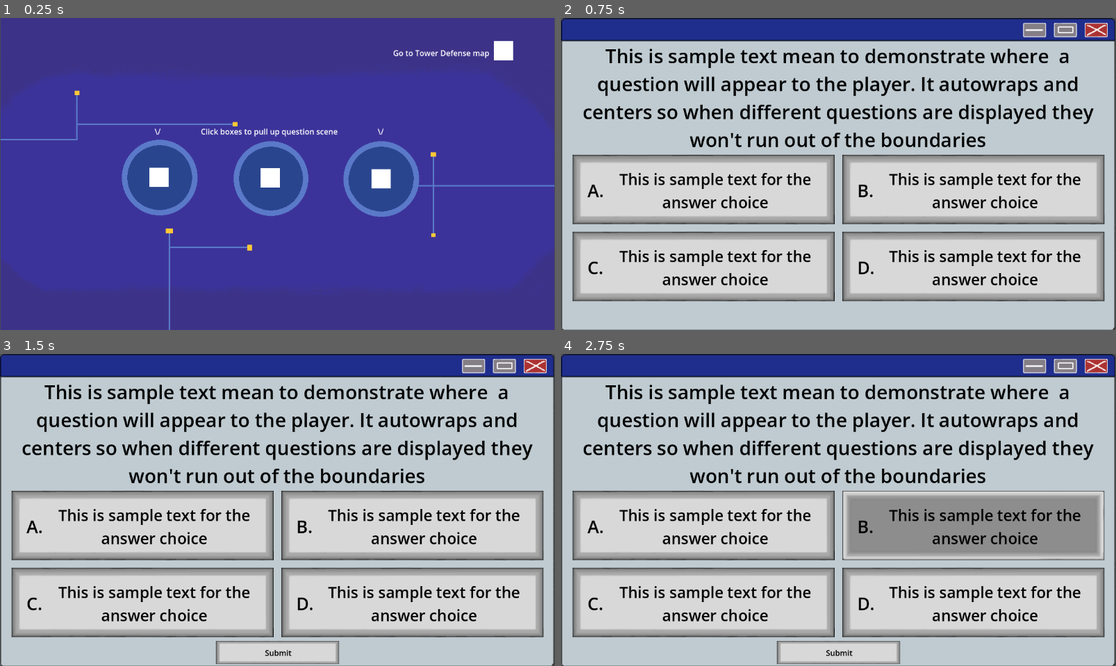
Above: before the commit, frames 1-4 (two rows, left to right).
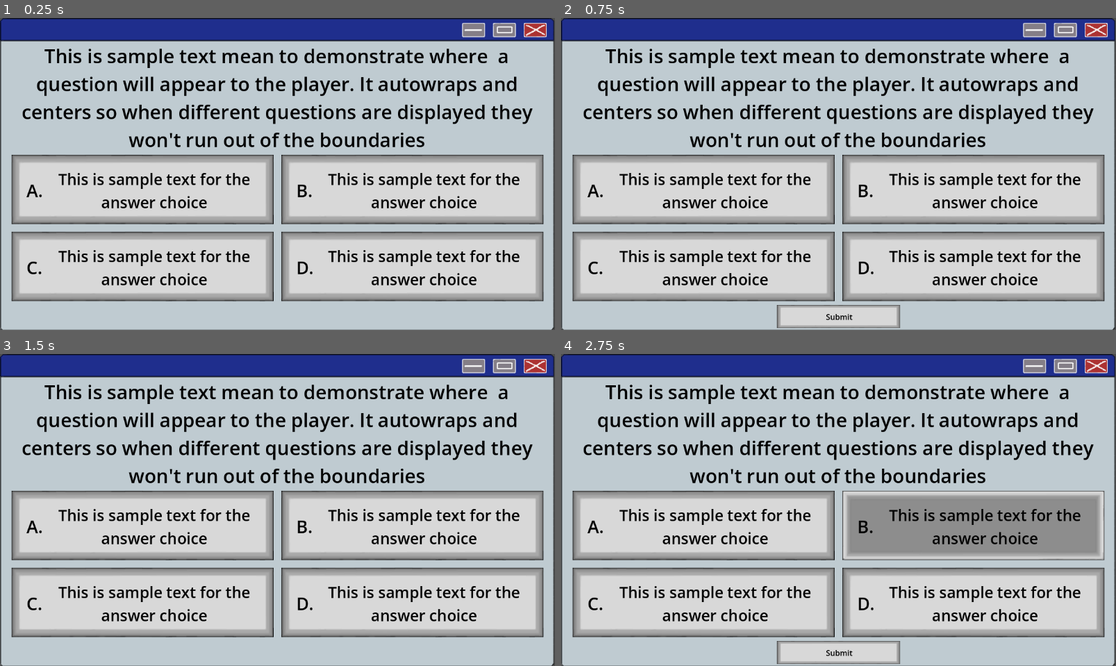
Above: after the commit, the same moments.

Repository: CalebJoines/Computer-Castle
Game: Godot game, scene res://Scenes/question.tscn
Two runs of this game, one before a commit and one after it. Both use one fixed random seed, a clock stepped at 60 frames per second and the inputs below. Before the commit the project starts from res://Scenes/resource_picker.tscn.
Inputs (mouse positions are in pixels of both pictures, inside the frame that each line leads up to):
- Up to frame 1 (0.25 s): no input
- Up to frame 2 (0.75 s): tap Enter at 0.5 s; drag from (721, 177) to (943, 180) at 0.52 s
- Up to frame 3 (1.5 s): tap Space at 1.25 s; drag from (144, 525) to (410, 525) at 1.27 s
- Up to frame 4 (2.75 s): tap Enter at 2 s; click (971, 525) at 2.17 s

The runs differ from the first frame. In frame 1, 100% of the frame differs, in the area x 0-100%, y 0-100%; in frame 2, 1.6%; in frame 3, 1.6%; in frame 4, nothing differs.

Commit message:
Update project.godot

Diff:
--- a/computer-castle-/project.godot
+++ b/computer-castle-/project.godot
@@ -11,7 +11,7 @@
 [application]
 
 config/name="Computer Castle"
-run/main_scene="uid://ch3fckar38htm"
+run/main_scene="uid://ggan4sqa8e3n"
 config/features=PackedStringArray("4.6", "Forward Plus")
 config/icon="res://icon.svg"
 
